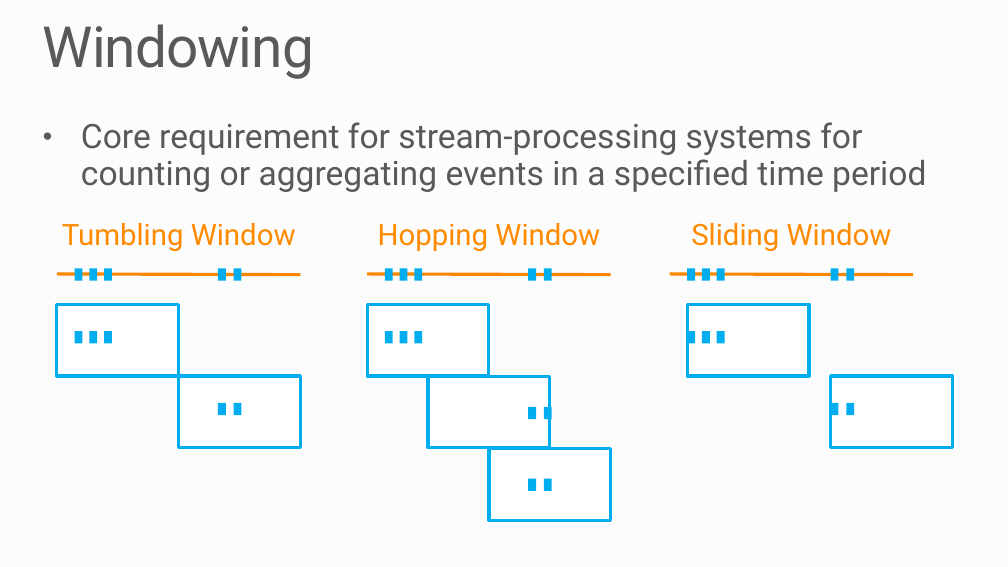
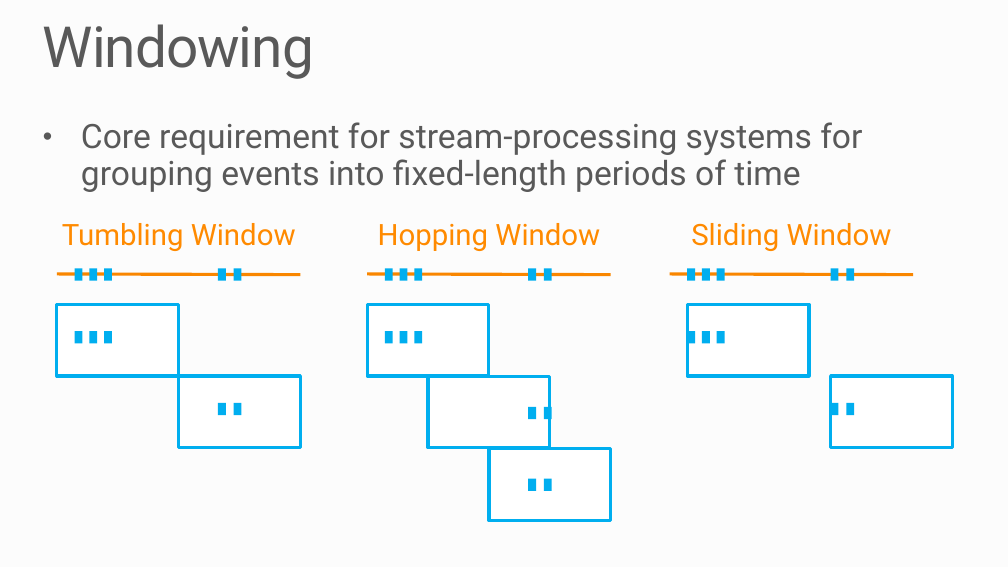
Before and after one commit to MSRConnections/Azure-training-course, a slide deck: slide 6 of Content/Stream Analytics/Azure Stream Analytics.pptx. Drawn at 1008x567 pixels with LibreOffice and Linux fonts; fonts in the diff are those of the drawing; background and template pictures are left out. Boxes give left, top, right and bottom in pixels: in the first picture for what was removed or moved away, otherwise in the second. Text is boxed around its words. In the diff, an @@ line names an element or a change of style, - is before the commit and + after.

Commit message:
Stream Analytics Updates

```diff
--- a/Content/Stream Analytics/Azure Stream Analytics.pptx
+++ b/Content/Stream Analytics/Azure Stream Analytics.pptx
@@ text at [81, 122, 862, 192]: text changed @@
-• Core requirement for stream-processing systems for counting or aggregating events in a specified time period
+• Core requirement for stream-processing systems for grouping events into fixed-length periods of time
```
Also in this commit, not shown: 5 other slides changed, 19 other files.
